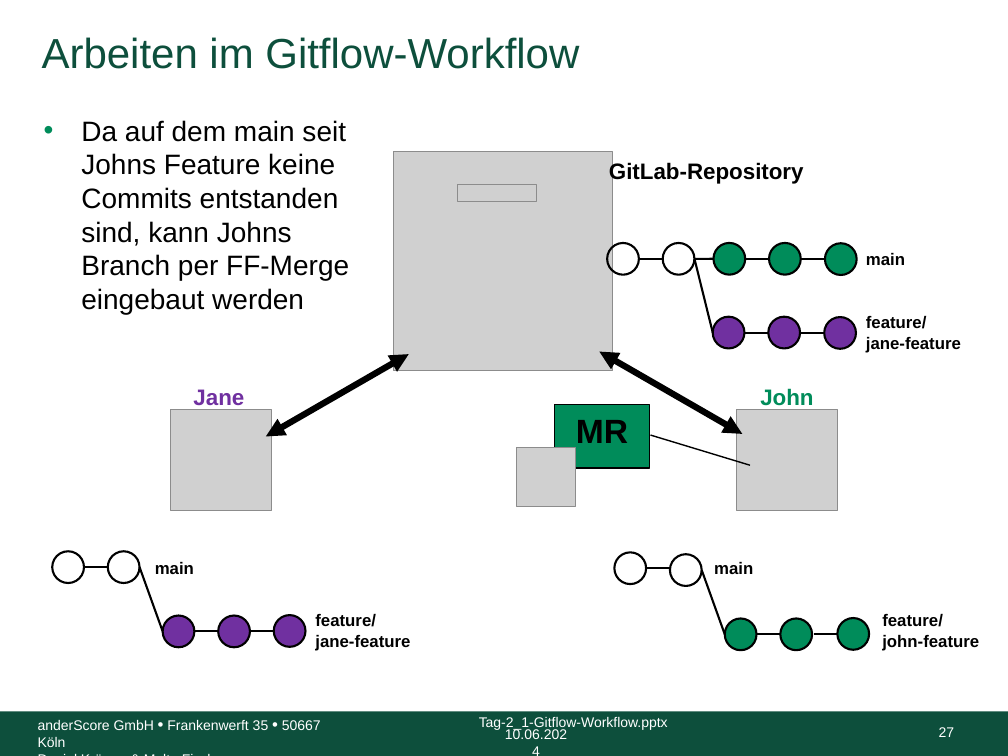
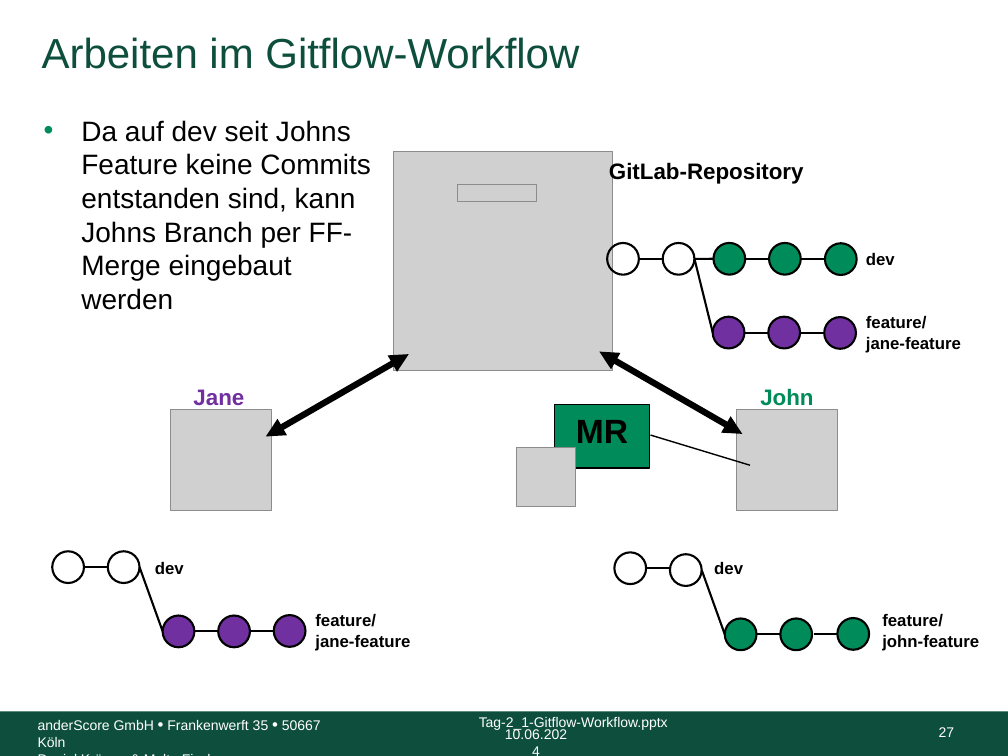
Before and after one commit to anderscore-gmbh/gitlab, a slide deck: slide 27 of slides/Tag-2_1-Gitflow-Workflow.pptx. Drawn at 1008x756 pixels with LibreOffice and Linux fonts; fonts in the diff are those of the drawing; grey boxes stand for pictures; background and template pictures are left out. Boxes give left, top, right and bottom in pixels: in the first picture for what was removed or moved away, otherwise in the second. Text is boxed around its words. In the diff, an @@ line names an element or a change of style, - is before the commit and + after.

```diff
--- a/slides/Tag-2_1-Gitflow-Workflow.pptx
+++ b/slides/Tag-2_1-Gitflow-Workflow.pptx
@@ text at [81, 120, 371, 310]: text changed @@
-• Da auf dem main seit Johns Feature keine Commits entstanden sind, kann Johns Branch per FF-Merge eingebaut werden
+• Da auf dev seit Johns Feature keine Commits entstanden sind, kann Johns Branch per FF-Merge eingebaut werden
@@ text at [866, 253, 895, 265]: text changed @@
-main
+dev
@@ text at [155, 562, 184, 574]: text changed @@
-main
+dev
@@ text at [714, 562, 743, 574]: text changed @@
-main
+dev
```
Also in this commit, not shown: 16 other slides changed, 3 other files.
